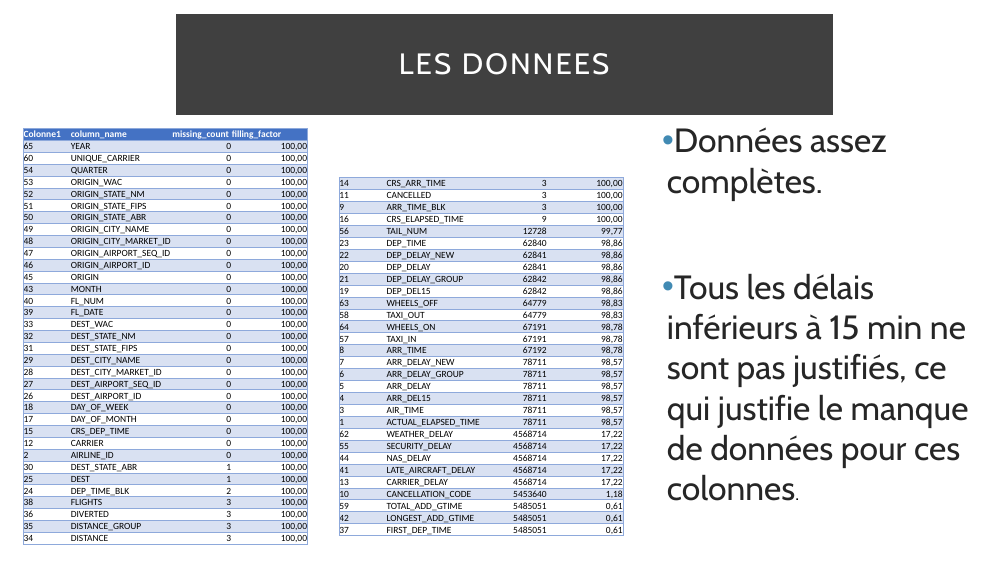
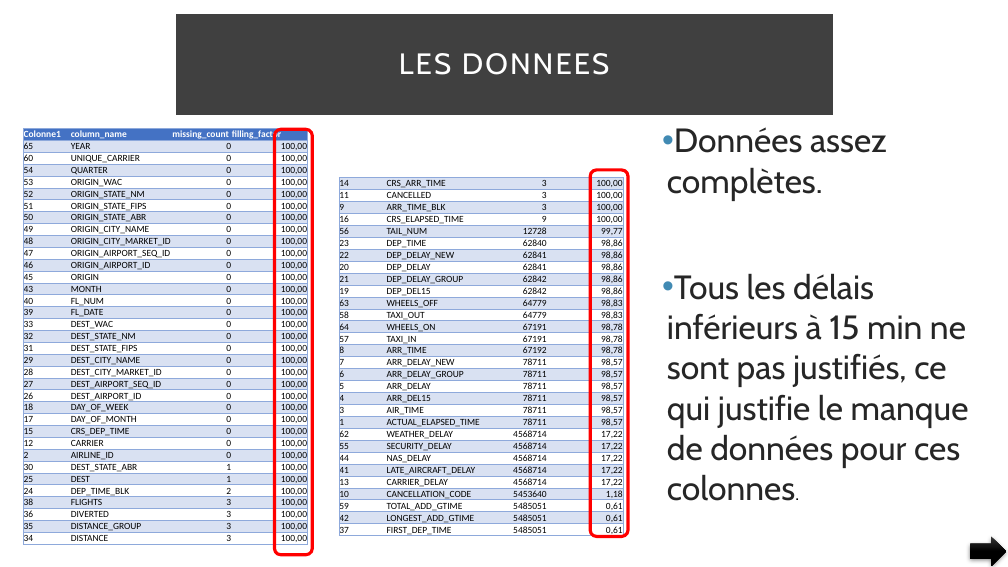
Before and after one commit to pfroide/python, a slide deck: slide 8 of Projet_4/p4.pptx. Drawn at 1008x567 pixels with LibreOffice and Linux fonts; fonts in the diff are those of the drawing. Boxes give left, top, right and bottom in pixels: in the first picture for what was removed or moved away, otherwise in the second. Text is boxed around its words. In the diff, an @@ line names an element or a change of style, - is before the commit and + after.

```diff
--- a/Projet_4/p4.pptx
+++ b/Projet_4/p4.pptx
@@ rounded rectangle added at [274,129,312,555], outline #FF0000 3 pt @@
@@ rounded rectangle added at [591,170,628,537], outline #FF0000 3 pt @@
@@ right arrow added at [971,537,1006,566], fill gradient #393939 to #000000 @@
```
Also in this commit, not shown: 27 other slides changed, 10 slides added, 6 slides removed.
